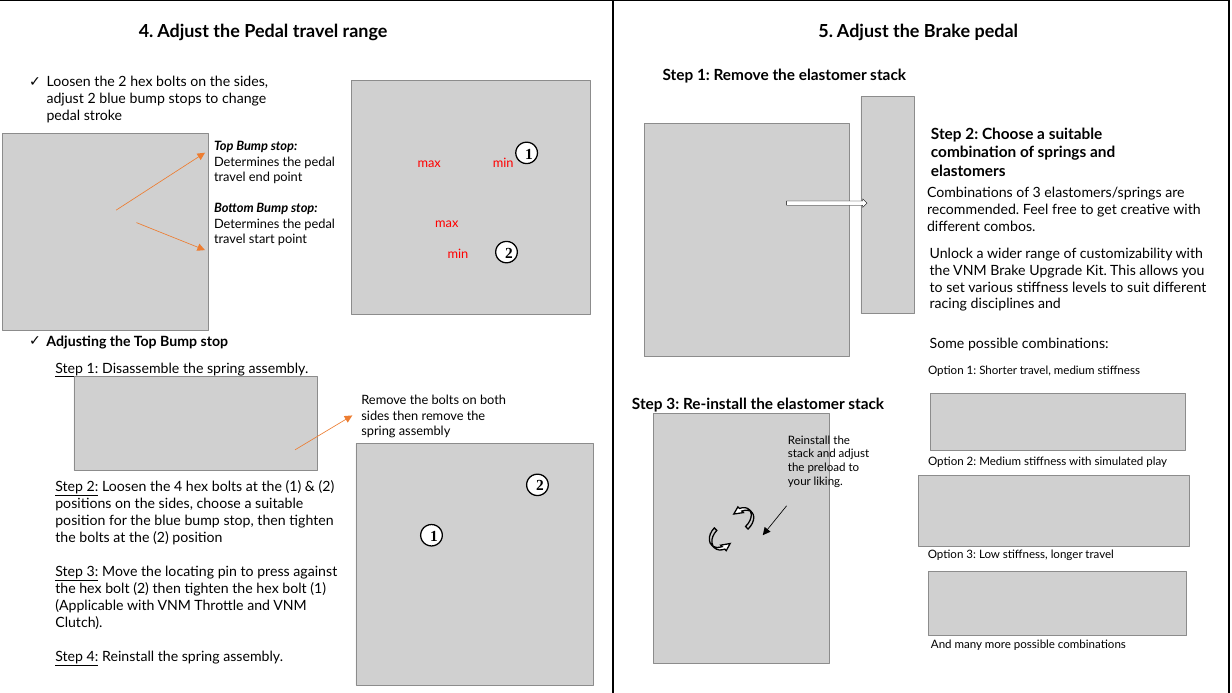
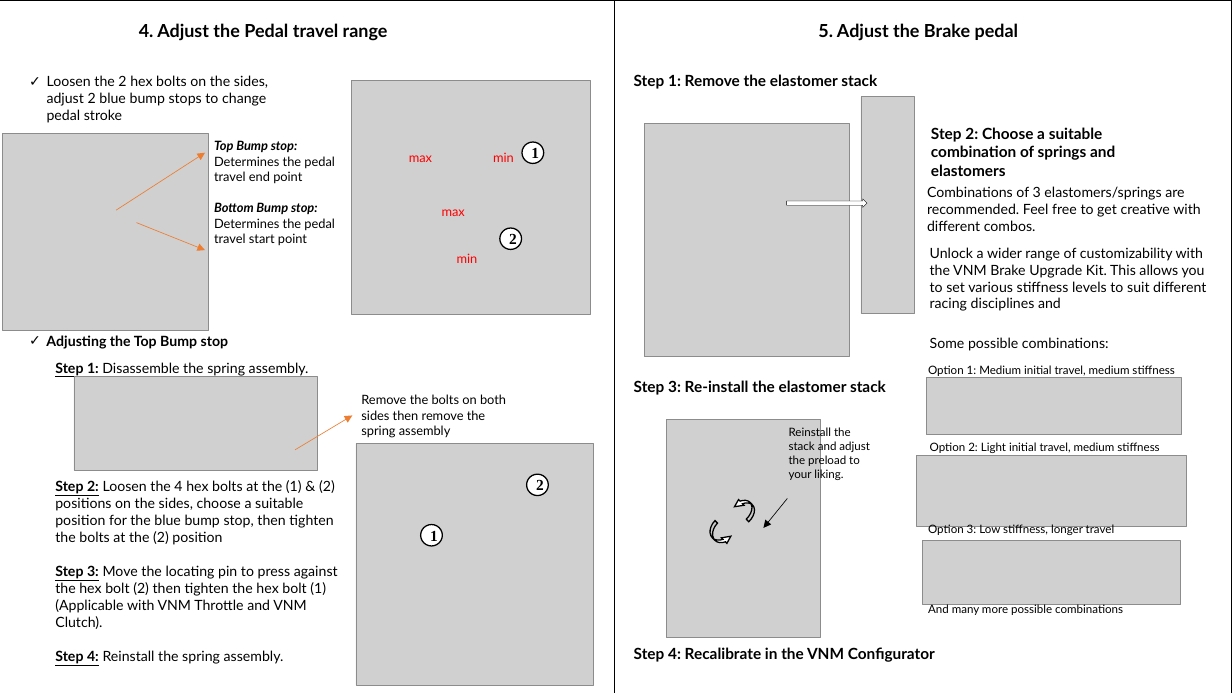
Before and after one commit to vnmsimulation/pedal, a slide deck: slide 2 of VNM Lite Pedals Quick Guide Manual V2.pptx. Drawn at 1232x693 pixels with LibreOffice and Linux fonts; fonts in the diff are those of the drawing; grey boxes stand for pictures. Boxes give left, top, right and bottom in pixels: in the first picture for what was removed or moved away, otherwise in the second. Text is boxed around its words. In the diff, an @@ line names an element or a change of style, - is before the commit and + after.

```diff
--- a/VNM Lite Pedals Quick Guide Manual V2.pptx
+++ b/VNM Lite Pedals Quick Guide Manual V2.pptx
@@ text "Step 1: Remove the elastomer ...": place and size @@
-text "Step 1: Remove the elastomer ..." at box(663, 68, 906, 83)
+text "Step 1: Remove the elastomer ..." at box(634, 74, 877, 89)
@@ text "max": place and size @@
-text "max" at box(418, 160, 441, 167)
+text "max" at box(409, 155, 432, 162)
@@ ellipse "1": place and size @@
-ellipse "1" at box(516, 142, 538, 164)
+ellipse "1" at box(522, 142, 544, 164)
@@ text "max": place and size @@
-text "max" at box(435, 220, 458, 227)
+text "max" at box(442, 209, 465, 216)
@@ ellipse "2": place and size @@
-ellipse "2" at box(495, 241, 518, 262)
+ellipse "2" at box(500, 228, 522, 250)
@@ text "min": place and size @@
-text "min" at box(448, 248, 469, 258)
+text "min" at box(457, 253, 478, 263)
@@ text "Step 1: Disassemble the spring ..." at box(55, 362, 338, 664): bold on in "Step 1:", "Step 2:", "Step 3:", "Step 4:" @@
@@ text "Step 3: Re-install the elastomer ...": place and size @@
-text "Step 3: Re-install the elastomer ..." at box(632, 397, 884, 412)
+text "Step 3: Re-install the elastomer ..." at box(634, 380, 886, 395)
@@ picture: place and size @@
-picture at box(931, 394, 1186, 451)
+picture at box(927, 378, 1182, 435)
@@ text at box(928, 365, 1174, 376): text changed @@
-Option 1: Shorter travel, medium stiffness
+Option 1: Medium initial travel, medium stiffness
@@ picture: place and size @@
-picture at box(653, 413, 830, 664)
+picture at box(666, 420, 821, 639)
@@ text at box(930, 442, 1159, 453): text changed @@
-Option 2: Medium stiffness with simulated play
+Option 2: Light initial travel, medium stiffness
@@ picture: place and size @@
-picture at box(919, 476, 1189, 546)
+picture at box(917, 456, 1188, 526)
@@ 2 texts, 1 curved right arrow, 1 arrow: place and size @@
-2 texts, 1 curved right arrow, 1 arrow at box(493, 157, 870, 535)
+2 texts, 1 curved right arrow, 1 arrow at box(493, 153, 870, 528)
@@ curved right arrow: place and size @@
-curved right arrow at box(705, 529, 733, 557)
+curved right arrow at box(705, 521, 734, 549)
@@ text "Option 3: Low stiffness, longer ...": place and size @@
-text "Option 3: Low stiffness, longer ..." at box(928, 549, 1114, 560)
+text "Option 3: Low stiffness, longer ..." at box(928, 524, 1115, 536)
@@ picture: place and size @@
-picture at box(929, 572, 1188, 636)
+picture at box(922, 541, 1181, 604)
@@ text "And many more possible combinations": place and size @@
-text "And many more possible combinations" at box(931, 639, 1126, 650)
+text "And many more possible combinations" at box(928, 603, 1123, 615)
@@ text added at box(634, 647, 935, 662), 12 pt, text #000000, bold @@
+Step 4: Recalibrate in the VNM Configurator
```
Also in this commit, not shown: 1 other slide changed, 1 other file.
